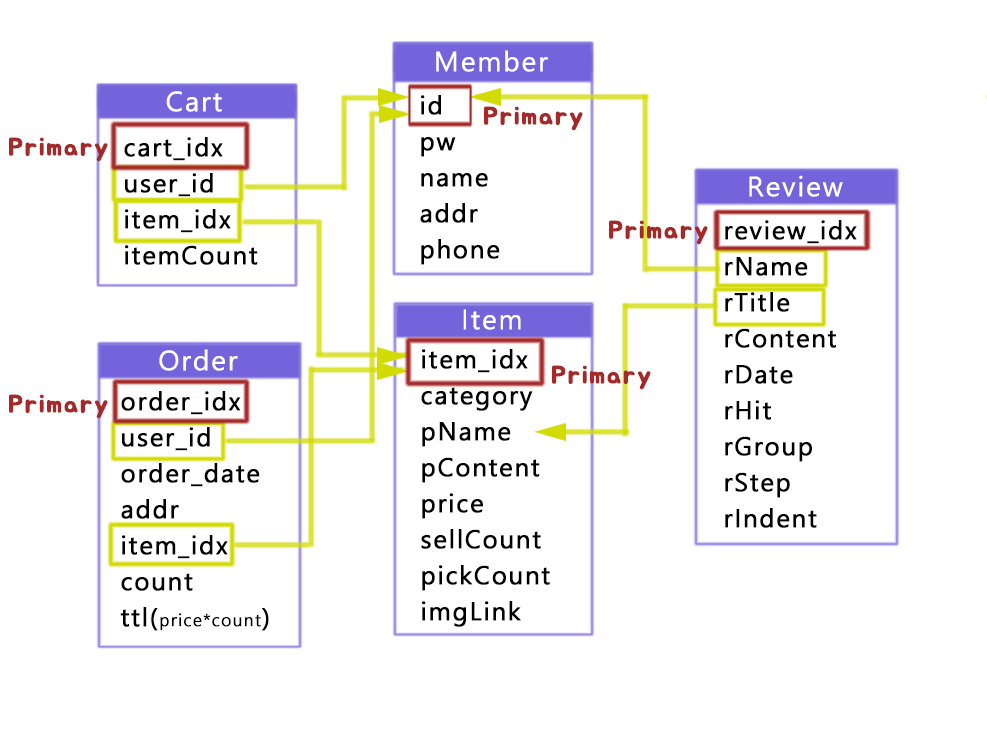
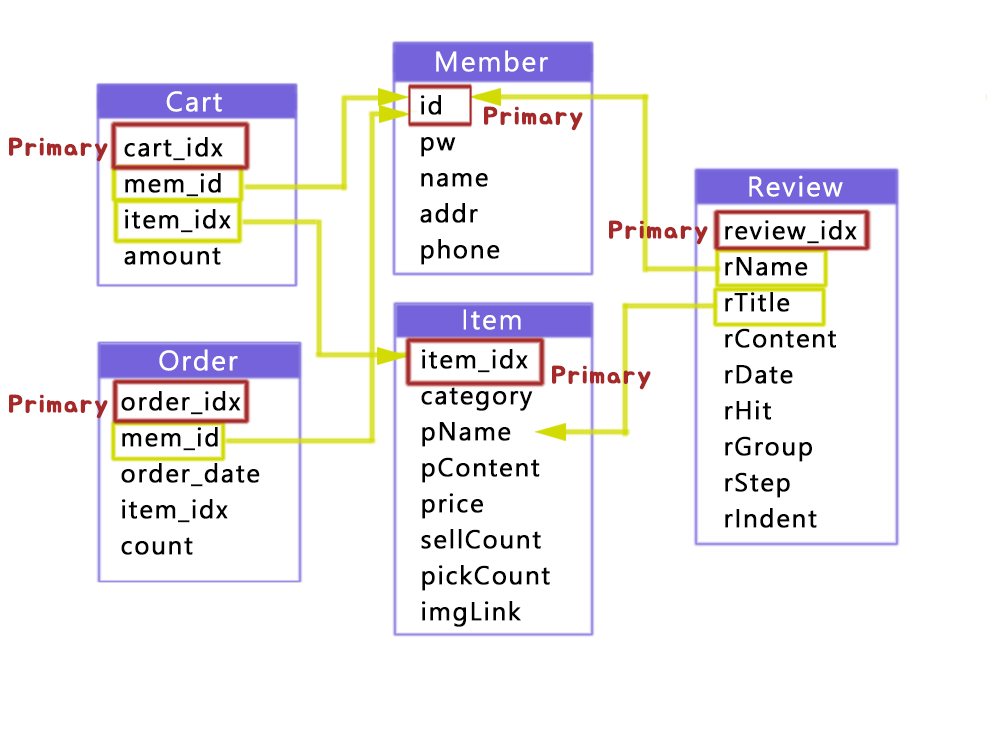
Layer changes from the first w=987, h=732 image to the second:
removed layer "레이어 16 복사" from group "외래키" over [107,520,237,568]
removed layer "선 복사" (2nd of 4, in "외래키") from group "외래키" over [307,365,317,549]
removed layer "레이어 18 복사 3" from group "외래키" over [377,362,408,380]
removed layer "선" (1st of 5, in "외래키") from group "외래키" over [232,540,312,550]
removed layer "선 복사 2" (4th of 6, in "외래키") from group "외래키" over [308,365,408,375]
renamed "order_idx user_id order_date addr item_idx count ttl(price*coun" to "order_idx mem_id order_date item_idx count", painted on it over [120,427,269,631]
painted on "레이어 6" over [96,341,304,649]
renamed "cart_idx user_id item_idx itemCount" to "cart_idx mem_id item_idx amount", painted on it over [124,173,258,265]
